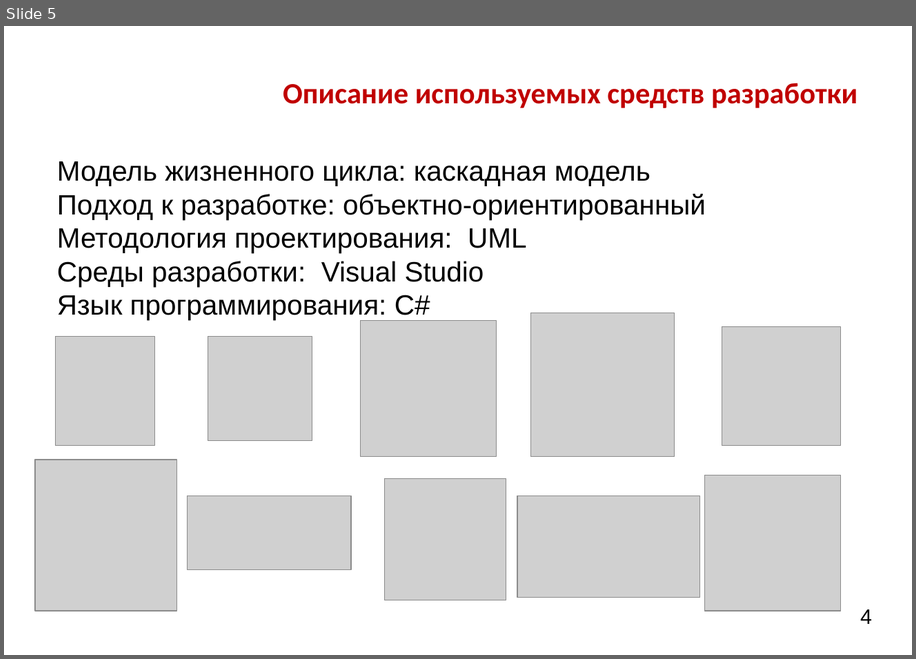
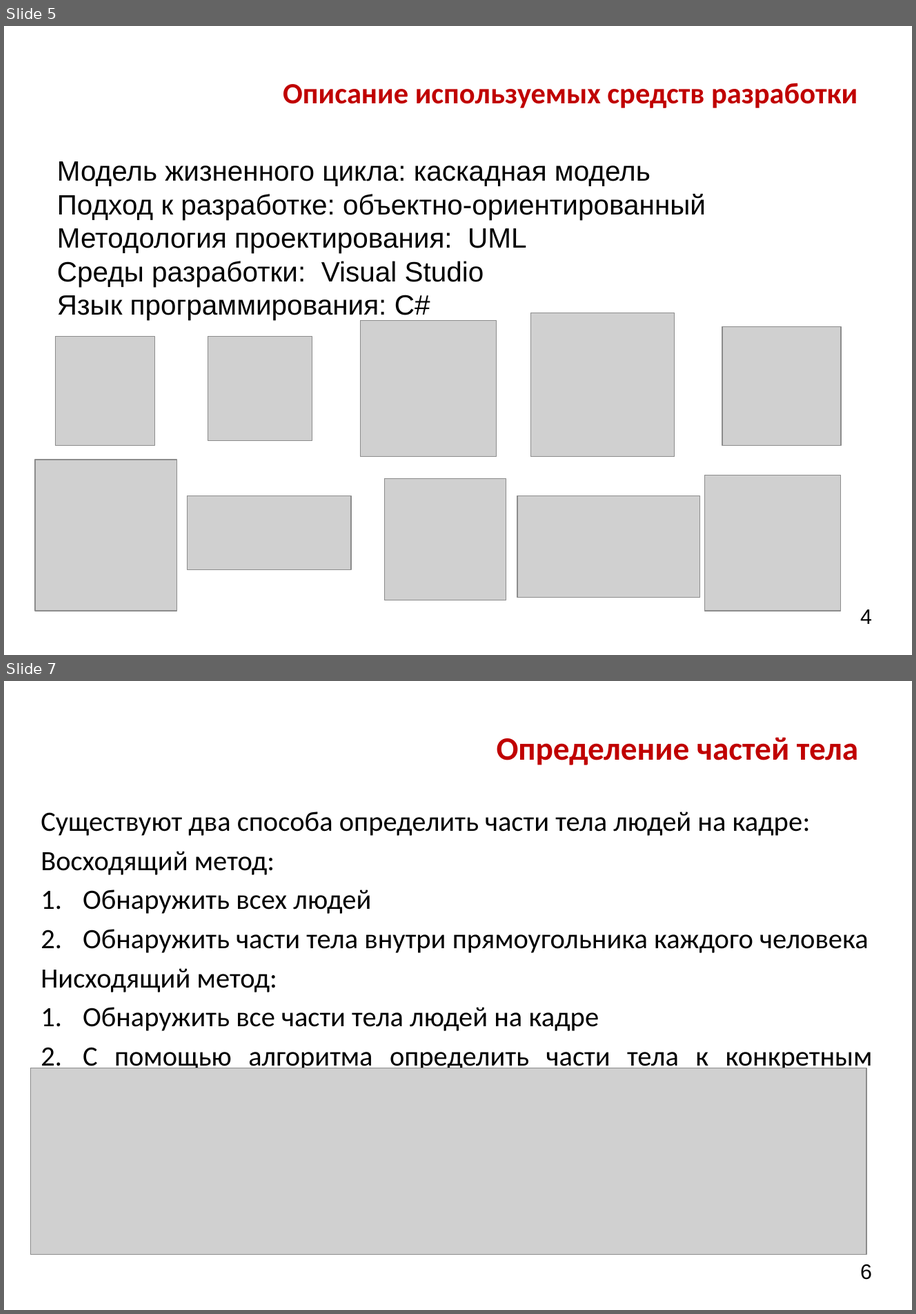
Before and after one commit to GoldGreen/Skeletonization, a slide deck: Engineering/Презентацияя.pptx. Shown one above the other, each under a label of ours: slide 5 before the commit, slides 5 and 7 after it; the slides between them are not shown. The pictures are 916x659 and 916x1314 pixels, drawn with LibreOffice and Linux fonts; fonts in the diff are those of the drawing; grey boxes stand for pictures; background and template pictures are left out. Boxes give left, top, right and bottom in pixels: in the first picture for what was removed or moved away, otherwise in the second. Text is boxed around its words. In the diff, an @@ line names an element or a change of style, - is before the commit and + after.

```diff
--- a/Engineering/Презентацияя.pptx
+++ b/Engineering/Презентацияя.pptx
@@ slide 7 added at [4,681,912,1310], background picture (left out) @@
@@ title added at [497,737,858,765], 28 pt, text #C00000, bold @@
+Определение частей тела
@@ text added at [41,811,873,1072], 24 pt, text #000000 @@
+Существуют два способа определить части тела людей на кадре:
+Восходящий метод:
+      1. Обнаружить всех людей
+      2. Обнаружить части тела внутри прямоугольника каждого человека
+Нисходящий метод:
+1. Обнаружить все части тела людей на кадре
+2. С помощью алгоритма определить части тела к конкретным людям
@@ picture added at [31,1068,866,1254] @@
@@ text added at [860,1263,872,1279], 18 pt, text #000000 @@
+6
```
Also in this commit, not shown: 21 slides changed, 2 other slides added, 1 slide removed, 13 other files.
